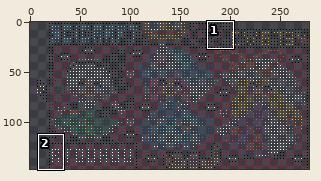
One commit to this sprite sheet: overlays/pcb.png. The picture above shows the old version from afar; the outline marks the close-up.
Close-up. The starting point:
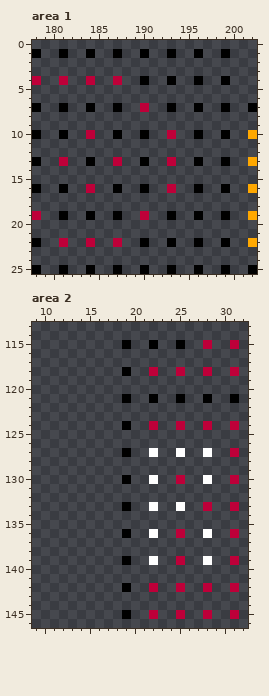
The file is 279x147 pixels. Shown: area 1: x 178..202, y 0..25; area 2: x 9..32, y 113..146. The commit also changed other parts of the picture, which this record leaves out.
Now the later version:
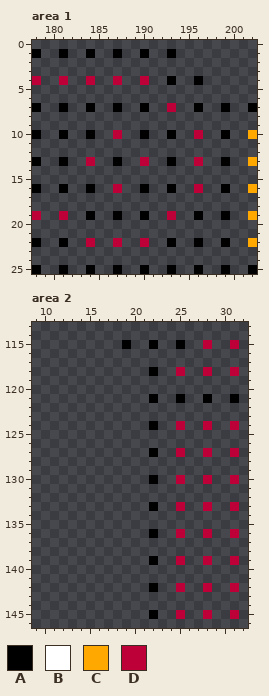
Palette (. is transparent): A #000000  B #ffffff  C #ffa800  D #be0039
From old to new:
Area 1:
y 1: x 196 A -> .; x 199 A -> .
y 4: x 190 A -> D; x 199 A -> .
y 7: x 190 D -> A; x 193 A -> D
y 10: x 184 D -> A; x 187 A -> D; x 193 D -> A; x 196 A -> D
y 13: x 181 D -> A; x 184 A -> D; x 187 D -> A; x 190 A -> D; x 193 D -> A; x 196 A -> D
y 16: x 184 D -> A; x 187 A -> D; x 193 D -> A; x 196 A -> D
y 19: x 181 A -> D; x 190 D -> A; x 193 A -> D
y 22: x 181 D -> A; x 190 A -> D
Area 2:
y 118: x 19 A -> .; x 22 D -> A
y 121: x 19 A -> .
y 124: x 19 A -> .; x 22 D -> A
y 127: x 19 A -> .; x 22 B -> A; x 25 B -> D; x 28 B -> D
y 130: x 19 A -> .; x 22 B -> A; x 28 B -> D
y 133: x 19 A -> .; x 22 B -> A; x 25 B -> D
y 136: x 19 A -> .; x 22 B -> A; x 28 B -> D
y 139: x 19 A -> .; x 22 B -> A; x 28 B -> D
y 142: x 19 A -> .; x 22 D -> A
y 145: x 19 A -> .; x 22 D -> A
Where, in picture pixels (left, top, right, bottom), the same in both close-ups:
changed: (59, 49, 230, 247)
changed: (122, 367, 212, 619)
